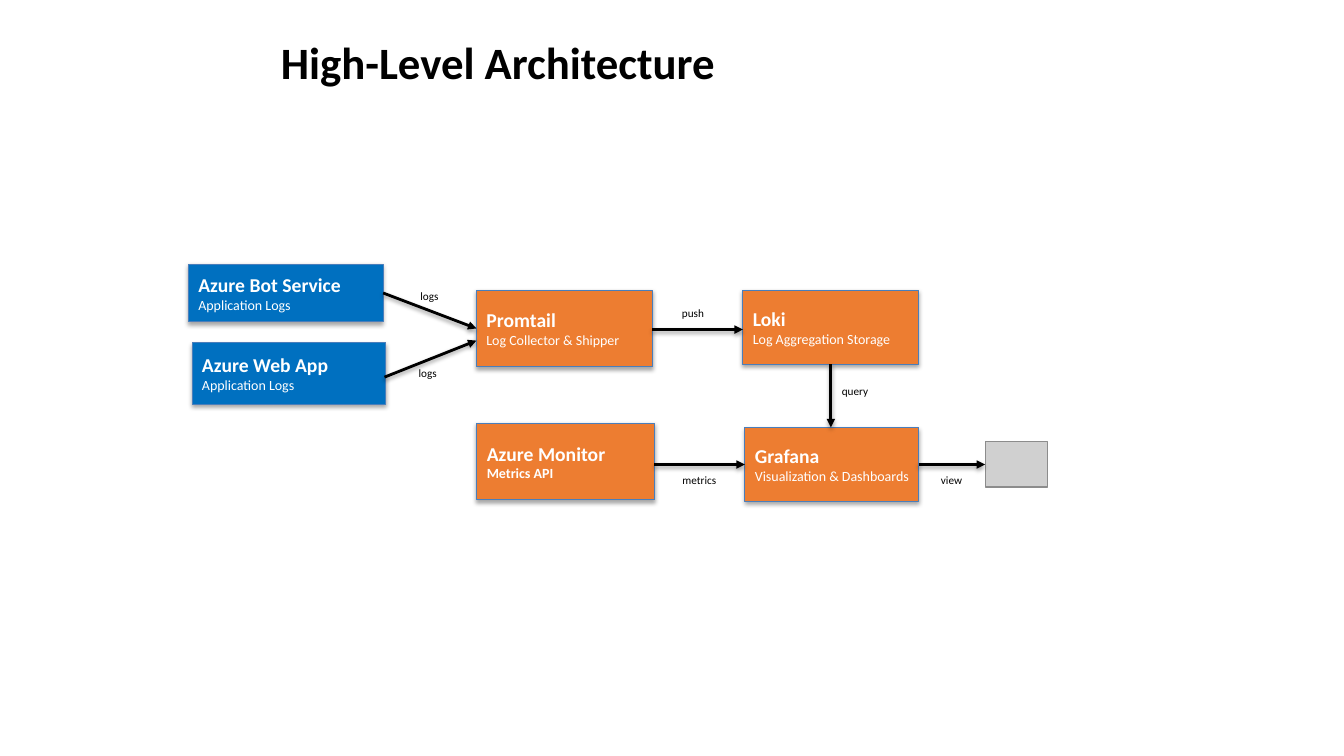
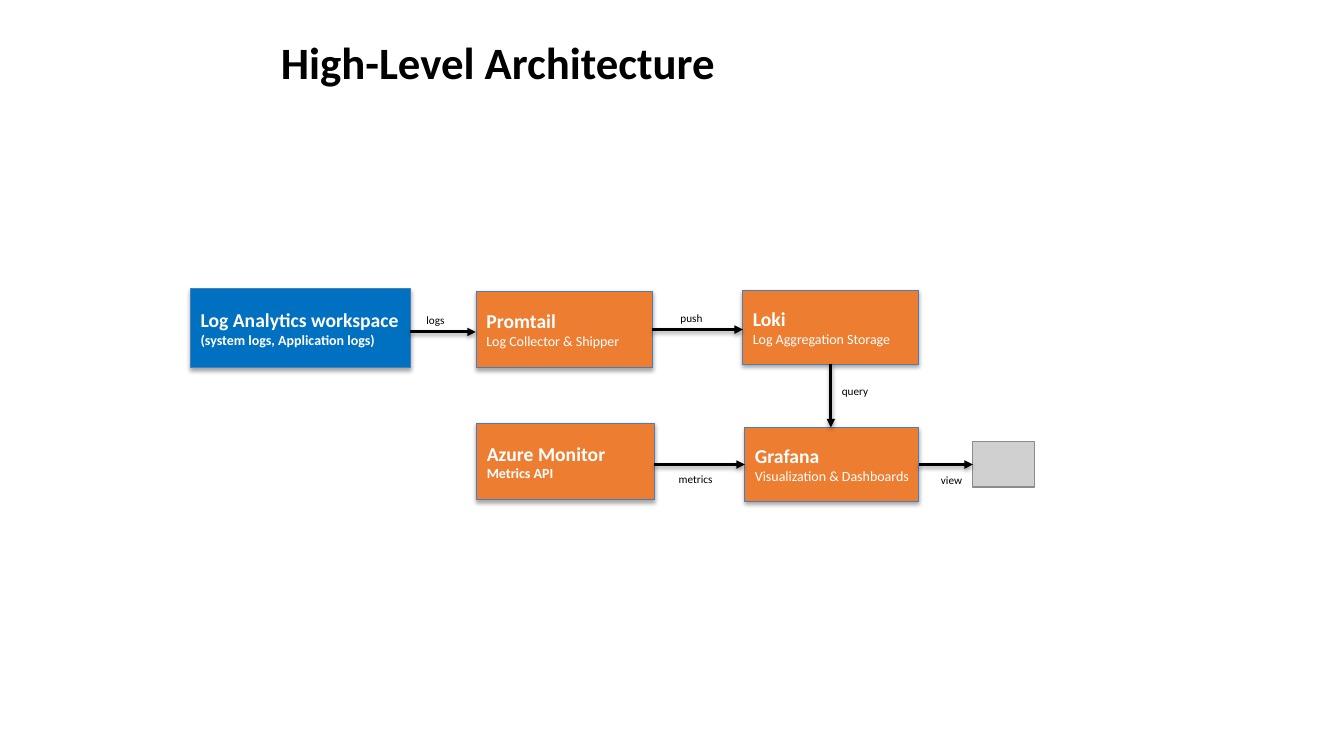
Before and after one commit to rlmuthukumargit/windowspowershell, a slide deck: slide 2 of Presentation1.pptx. Drawn at 1344x756 pixels with LibreOffice and Linux fonts; fonts in the diff are those of the drawing; grey boxes stand for pictures. Boxes give left, top, right and bottom in pixels: in the first picture for what was removed or moved away, otherwise in the second. Text is boxed around its words. In the diff, an @@ line names an element or a change of style, - is before the commit and + after.

```diff
--- a/Presentation1.pptx
+++ b/Presentation1.pptx
@@ rectangle removed at (189,264,383,322) @@
-Azure Bot Service
-Application Logs
@@ rectangle "Log Analytics workspace": place and size @@
-rectangle "Log Analytics workspace" at (193,343,386,404)
+rectangle "Log Analytics workspace" at (191,289,410,368)
@@ arrow removed from (383, 293) to (477, 329) @@
@@ text in rectangle at (201,313,398,348): text changed; bold on @@
-Azure Web App
-Application Logs
+Log Analytics workspace
+(system logs, Application logs)
@@ text "logs": place and size @@
-text "logs" at (420,292,438,302)
+text "logs" at (426,316,444,326)
@@ text "push": place and size @@
-text "push" at (682,309,704,319)
+text "push" at (680,314,702,324)
@@ arrow moved from (385, 377) - (477, 341) to (410, 332) - (476, 332) @@
@@ text removed at (419,369,437,379) @@
-logs
@@ picture: place and size @@
-picture at (985,442,1047,487)
+picture at (973,442,1034,487)
@@ arrow moved from (919, 465) - (985, 465) to (919, 465) - (973, 465) @@
```
Also in this commit, not shown: 1 slide removed.
